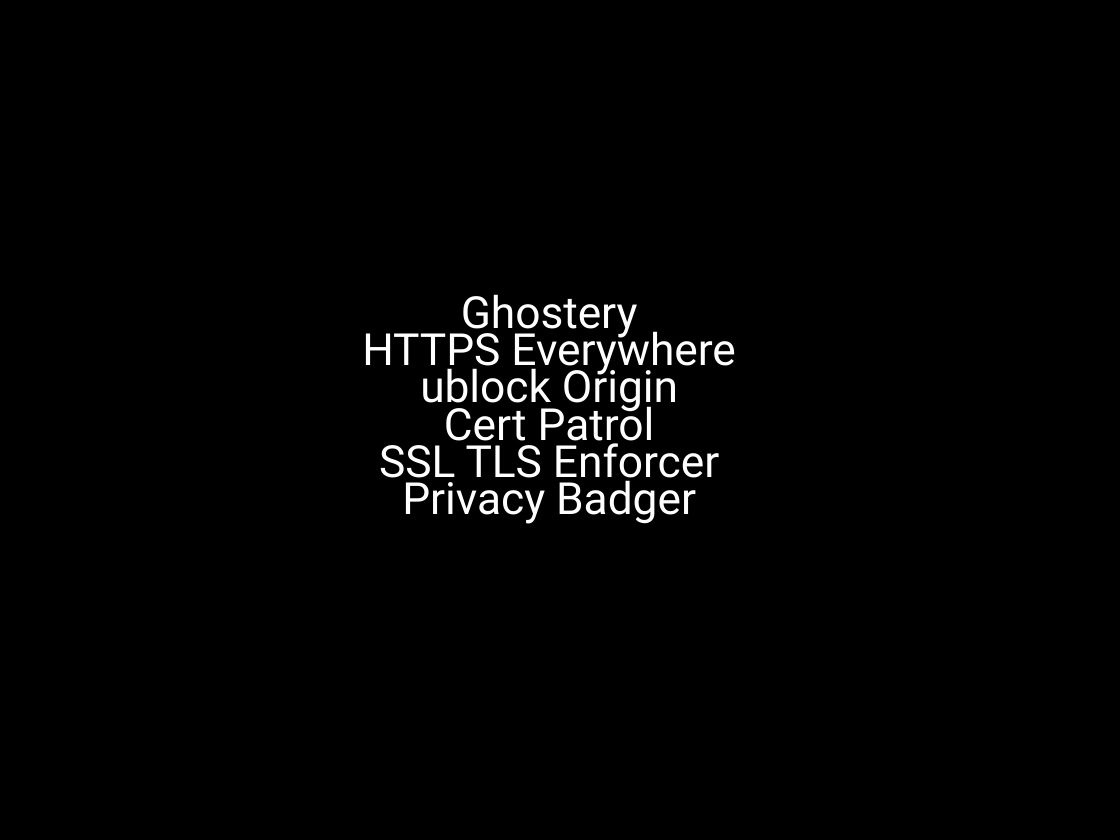
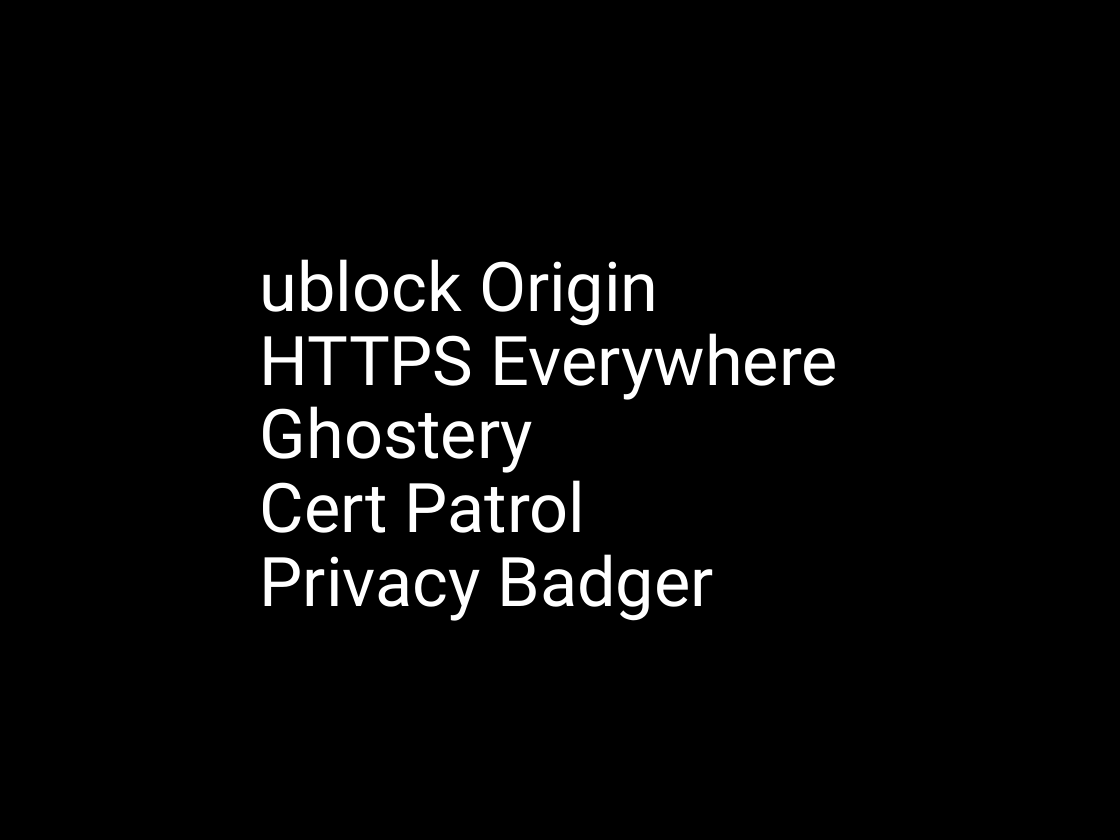
Before and after one commit to flipdot/cryptoparty, a slide deck: slide 20 of cryptoparty.odp (slide 19 before the commit). Drawn at 1120x840 pixels with LibreOffice and Linux fonts; fonts in the diff are those of the drawing. Boxes give left, top, right and bottom in pixels: in the first picture for what was removed or moved away, otherwise in the second. Text is boxed around its words. In the diff, an @@ line names an element or a change of style, - is before the commit and + after.

```diff
--- a/cryptoparty.odp
+++ b/cryptoparty.odp
@@ title at (260,259,838,621): text changed; size 28.5 to 44 pt @@
-Ghostery
-HTTPS Everywhere
-ublock Origin
-Cert Patrol
-SSL TLS Enforcer
-Privacy Badger
+ublock Origin
+HTTPS Everywhere
+Ghostery
+Cert Patrol
+Privacy Badger
```
Also in this commit, not shown: 3 other slides changed, 4 slides added, 3 slides removed, 28 other files.
